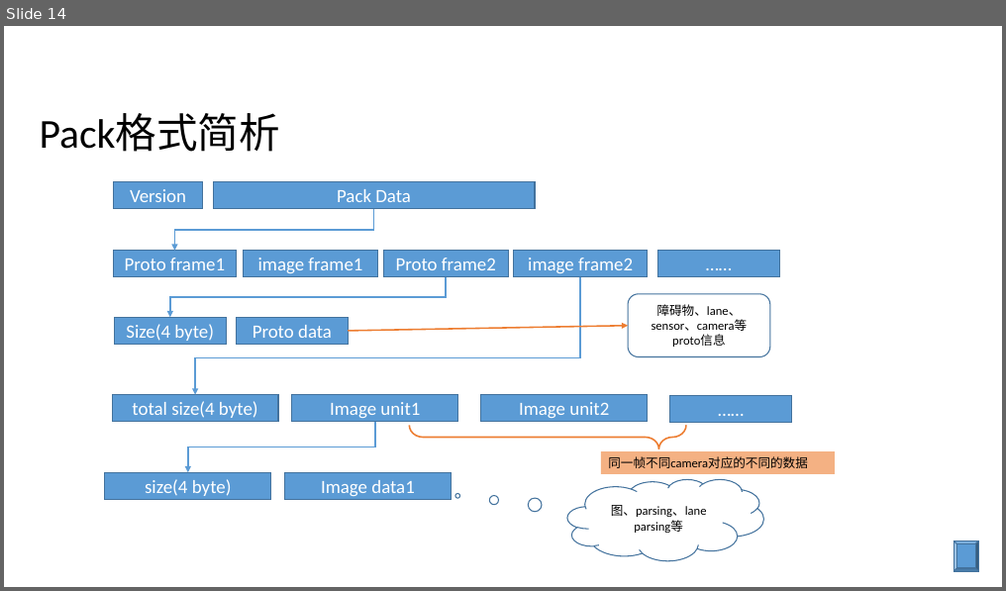
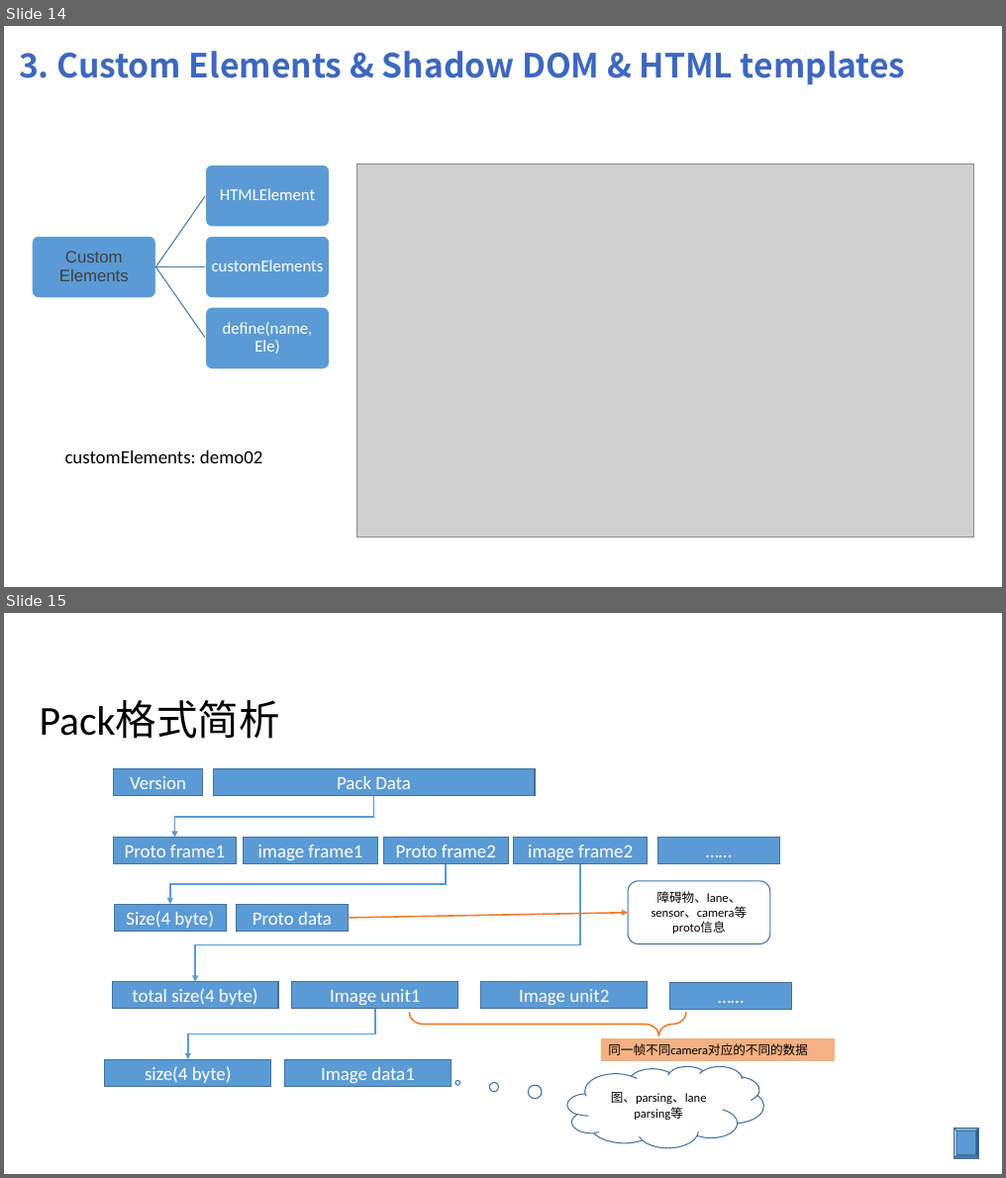
Before and after one commit to shuyancang/FE_learnings, a slide deck: webComponents/web Componts.pptx. Shown one above the other, each under a label of ours: slide 14 before the commit, slides 14 and 15 after it. The pictures are 1006x591 and 1006x1178 pixels, drawn with LibreOffice and Linux fonts; fonts in the diff are those of the drawing; grey boxes stand for pictures. Boxes give left, top, right and bottom in pixels: in the first picture for what was removed or moved away, otherwise in the second. Text is boxed around its words. In the diff, an @@ line names an element or a change of style, - is before the commit and + after.

Commit message:
2demo of webComponents

```diff
--- a/webComponents/web Componts.pptx
+++ b/webComponents/web Componts.pptx
@@ slide 14 added at (4, 26, 1002, 587), background #FFFFFF @@
@@ text added at (19, 51, 906, 85), 32 pt, text #3D68BF, bold @@
+3. Custom Elements & Shadow DOM & HTML templates
@@ picture added at (356, 164, 973, 538) @@
@@ group added at (32, 166, 330, 370): 4 rounded rectangles, 4 texts, 3 freeform shapes @@
+Custom Elements
+HTMLElement
+customElements
+define(name, Ele)
@@ text added at (65, 451, 262, 464), 18 pt, text #000000 @@
+customElements: demo02
@@ what was slide 14 is now slide 15 @@
```
Also in this commit, not shown: 2 slides changed, 3 other files.
